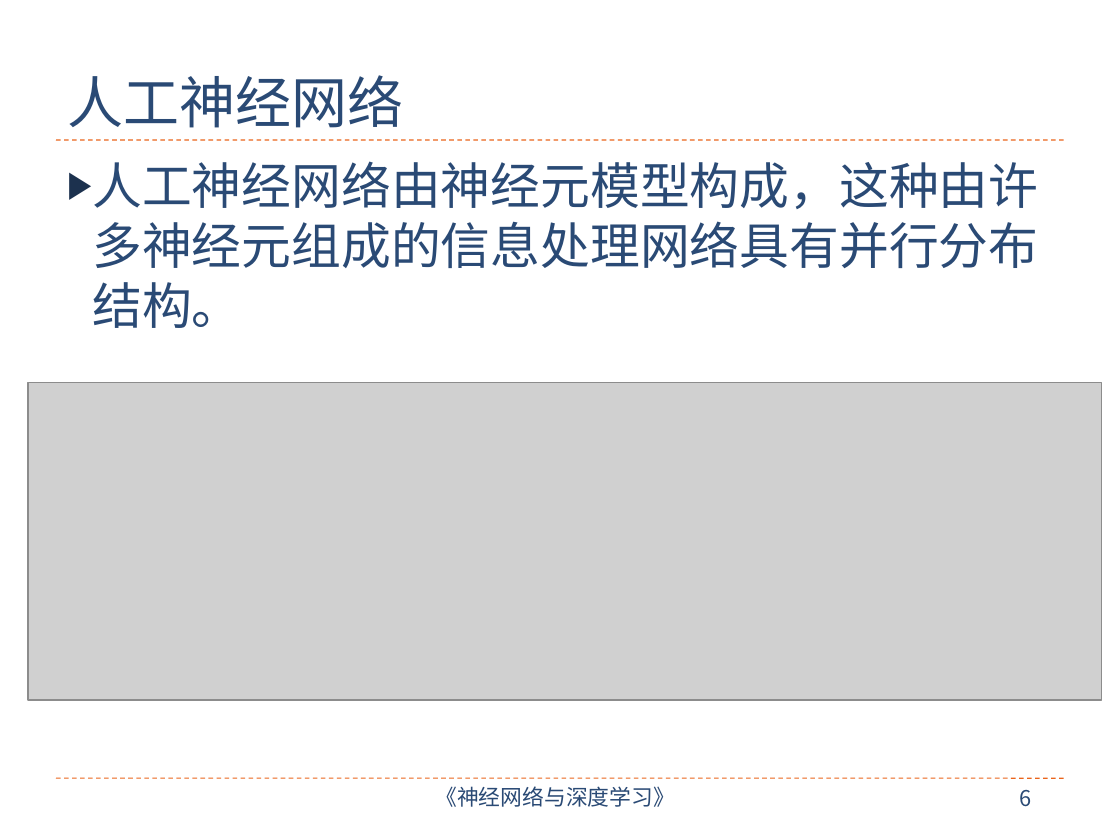
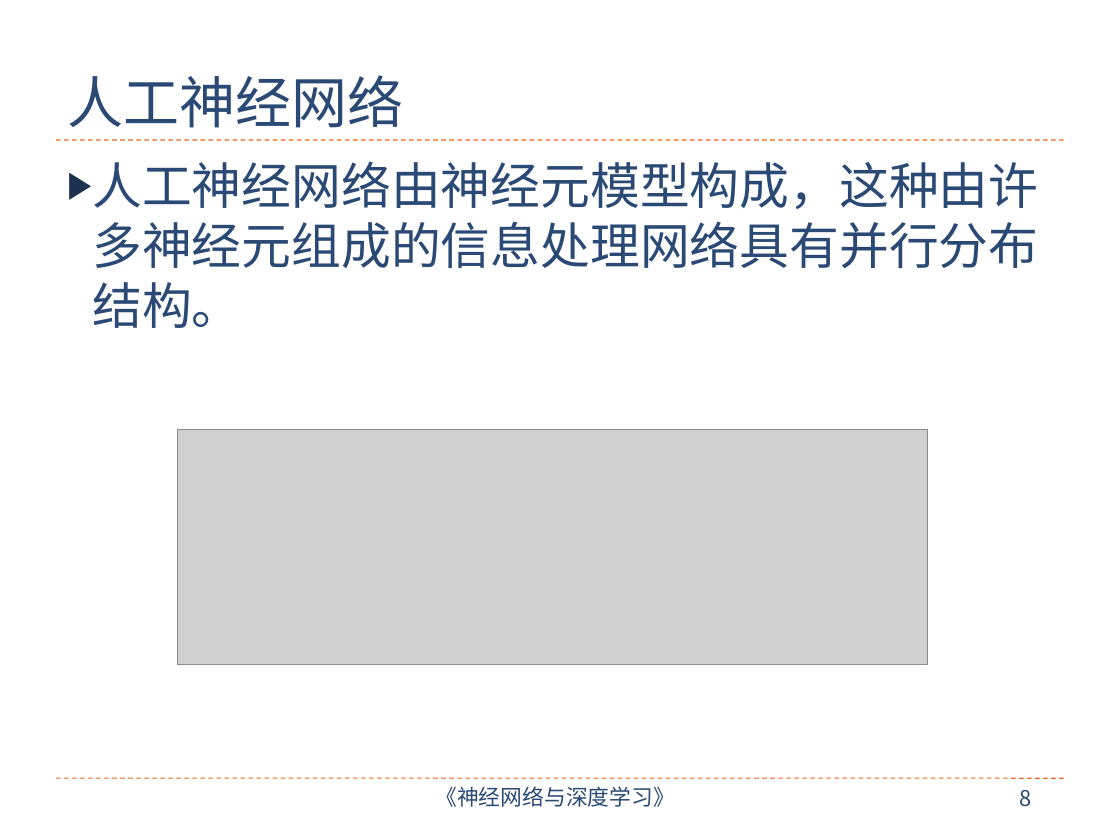
Before and after one commit to nndl/nndl.github.io, a slide deck: slide 8 of ppt/chap-前馈神经网络.pptx (slide 6 before the commit). Drawn at 1120x840 pixels with LibreOffice and Linux fonts; fonts in the diff are those of the drawing; grey boxes stand for pictures. Boxes give left, top, right and bottom in pixels: in the first picture for what was removed or moved away, otherwise in the second. Text is boxed around its words. In the diff, an @@ line names an element or a change of style, - is before the commit and + after.

```diff
--- a/ppt/chap-前馈神经网络.pptx
+++ b/ppt/chap-前馈神经网络.pptx
@@ picture: place and size @@
-picture at <box>28,383,1101,700</box>
+picture at <box>177,429,927,664</box>
@@ page number at <box>1019,790,1031,807</box>: text changed @@
-6
+8
```
Also in this commit, not shown: 10 other slides changed, 3 slides added, 4 slides removed.
